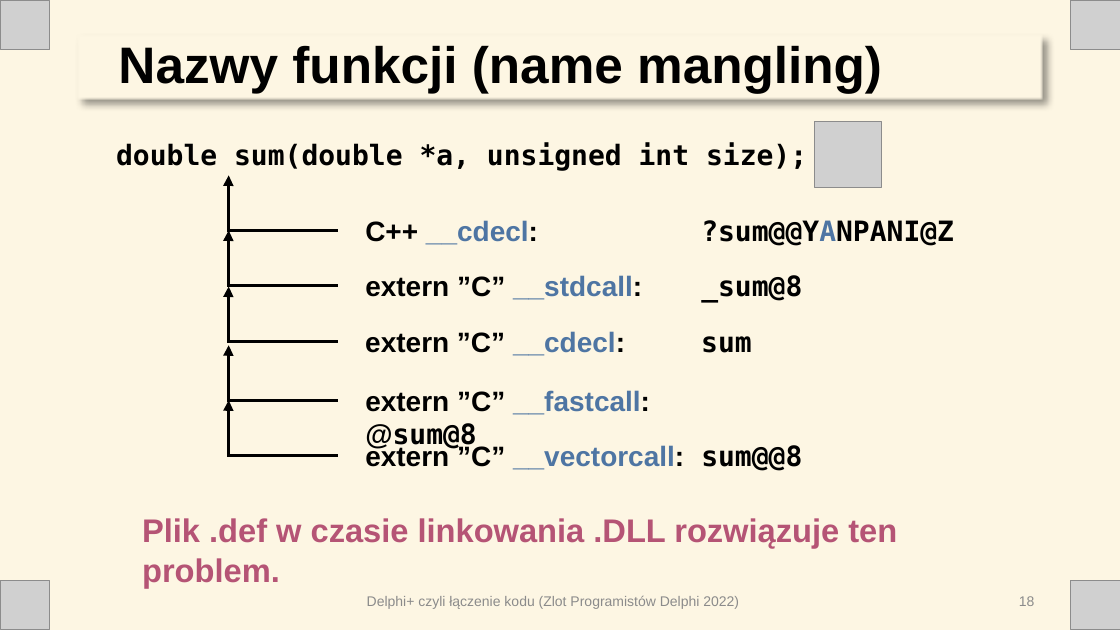
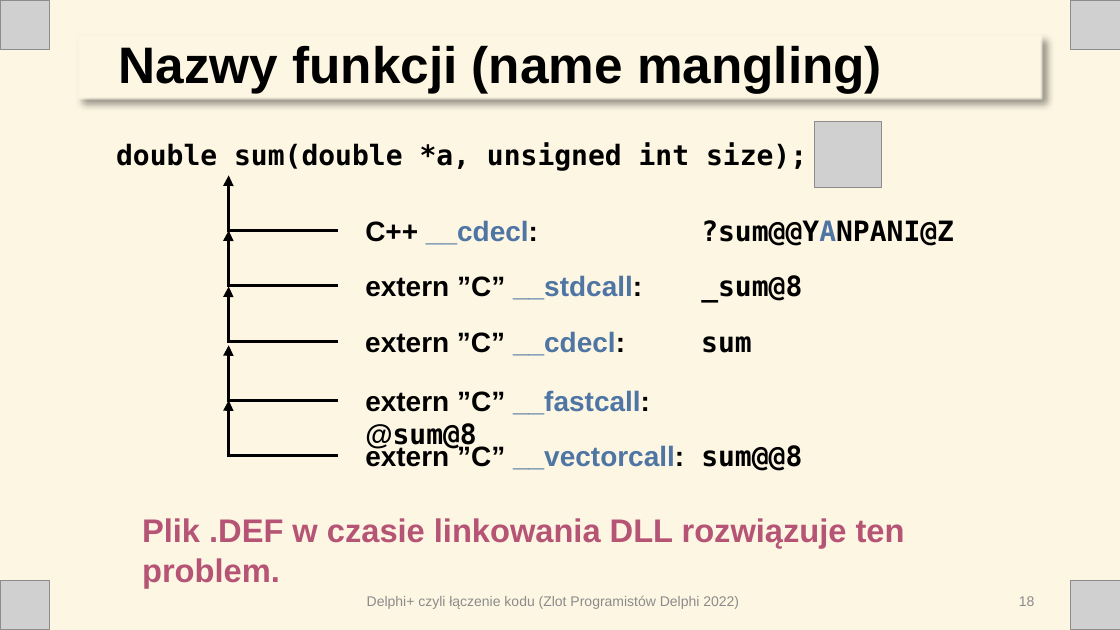
Before and after one commit to ttyrakow/zlot22, a slide deck: slide 18 of prezentacja/DelphiPlus.pptx. Drawn at 1120x630 pixels with LibreOffice and Linux fonts; fonts in the diff are those of the drawing; grey boxes stand for pictures. Boxes give left, top, right and bottom in pixels: in the first picture for what was removed or moved away, otherwise in the second. Text is boxed around its words. In the diff, an @@ line names an element or a change of style, - is before the commit and + after.

```diff
--- a/prezentacja/DelphiPlus.pptx
+++ b/prezentacja/DelphiPlus.pptx
@@ text at [142,518,905,588]: text changed @@
-Plik .def w czasie linkowania .DLL rozwiązuje ten problem.
+Plik .DEF w czasie linkowania DLL rozwiązuje ten problem.
```
Also in this commit, not shown: 5 other slides changed, 10 other files.
